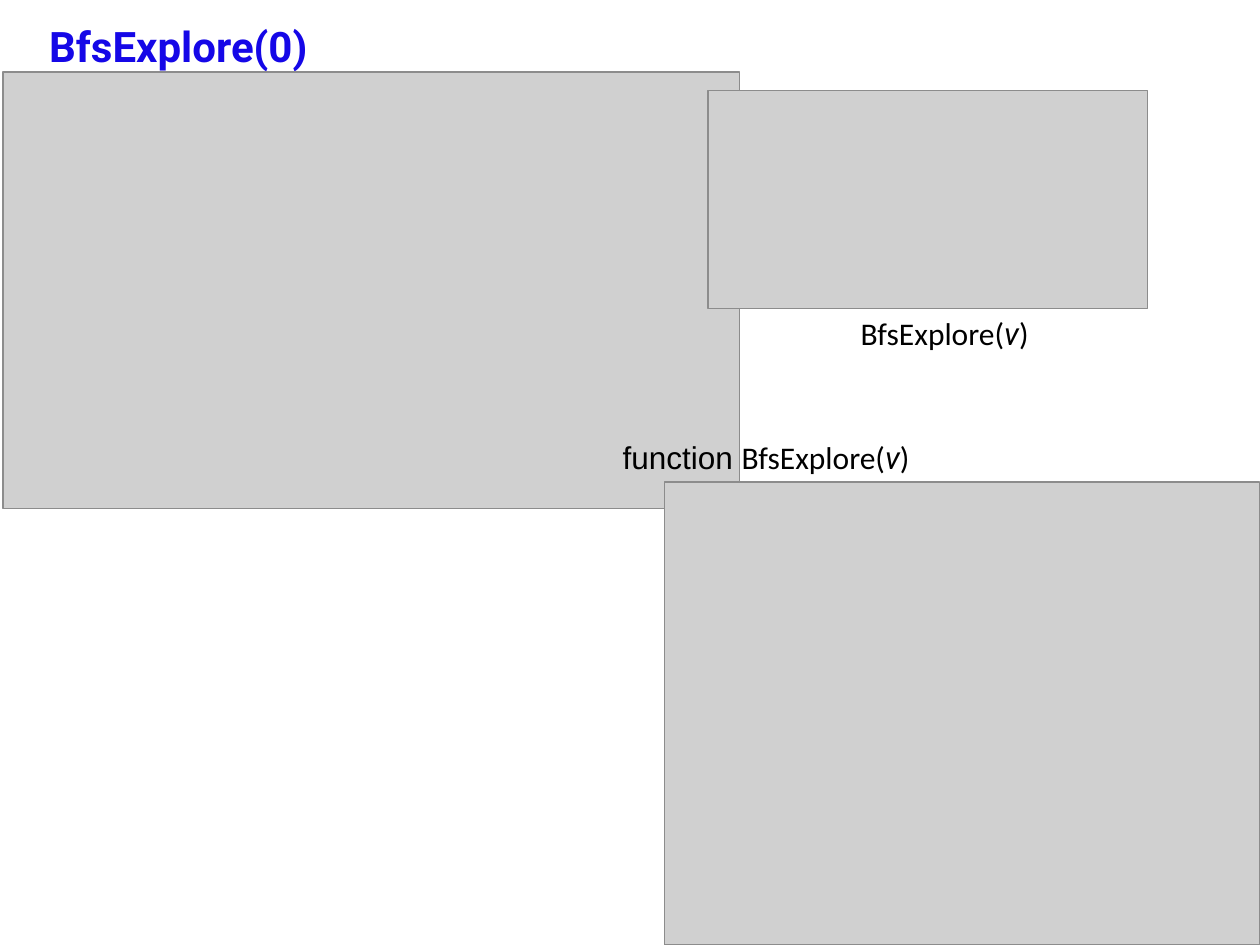
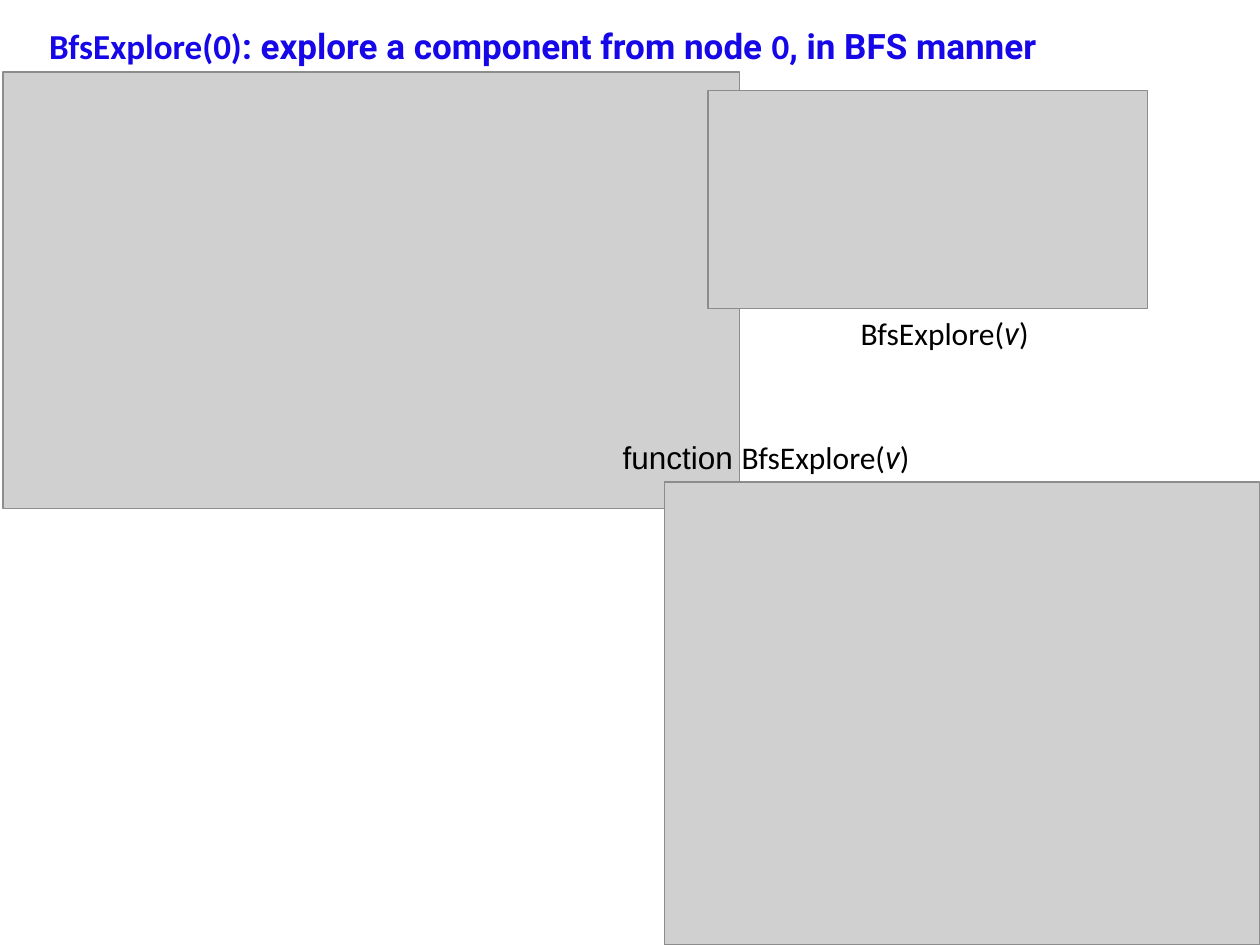
Before and after one commit to anhvir/c207, a slide deck: slide 4 of ws6.pptx. Drawn at 1260x945 pixels with LibreOffice and Linux fonts; fonts in the diff are those of the drawing; grey boxes stand for pictures; background and template pictures are left out. Boxes give left, top, right and bottom in pixels: in the first picture for what was removed or moved away, otherwise in the second. Text is boxed around its words. In the diff, an @@ line names an element or a change of style, - is before the commit and + after.

```diff
--- a/ws6.pptx
+++ b/ws6.pptx
@@ title at (49, 32, 1036, 66): text changed; size 24 to 20 pt @@
-BfsExplore(0)
+BfsExplore(0): explore a component from node 0, in BFS manner
```
Also in this commit, not shown: 9 other slides changed, 2 other files.
